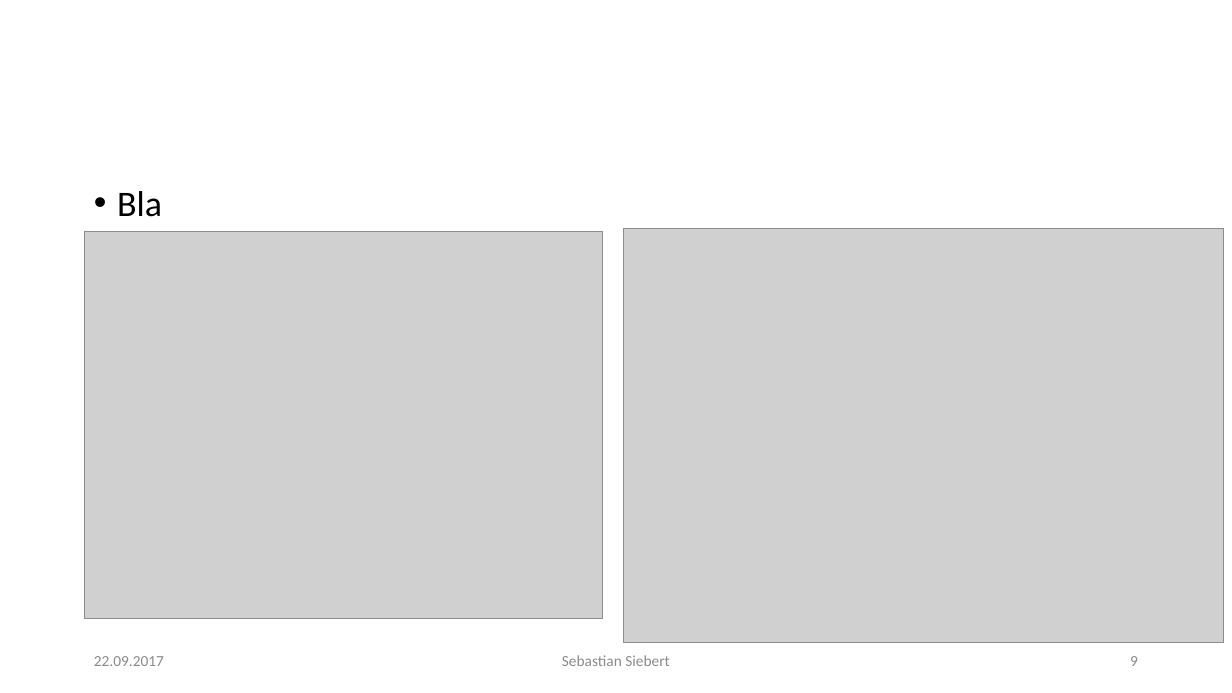
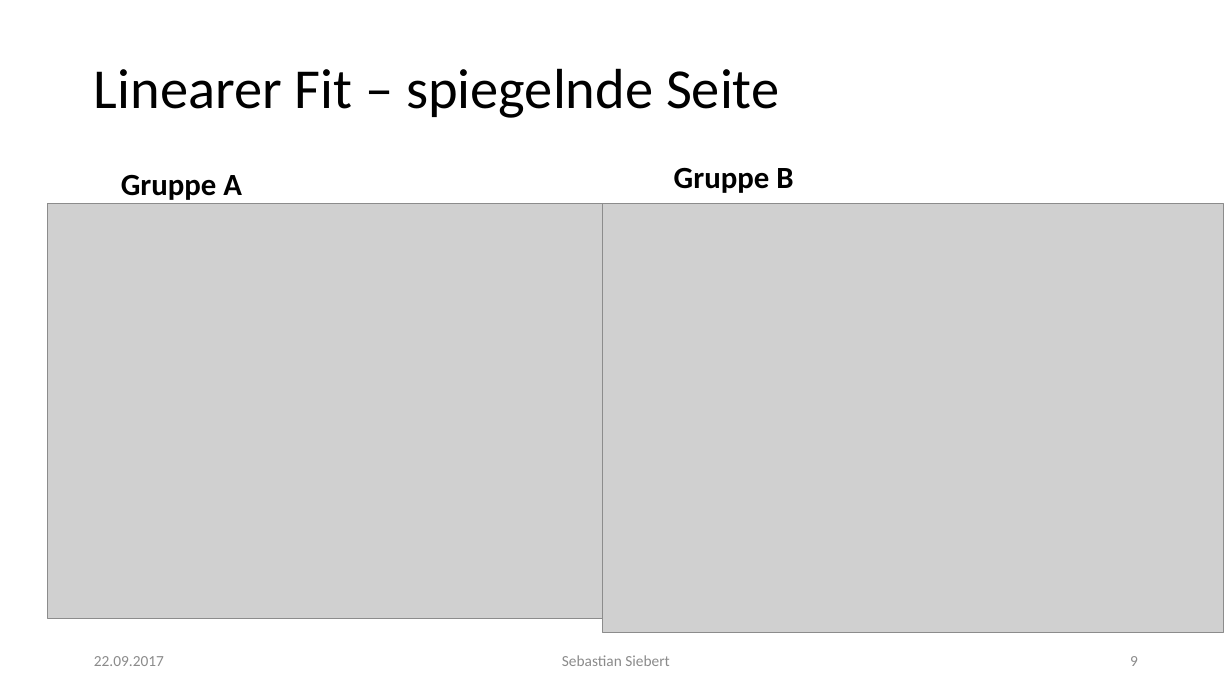
Before and after one commit to thewhitecat/grundpraktikum1, a slide deck: slide 9 of grundpraktikum2/Atomphysik/Atomphysik.pptx. Drawn at 1232x693 pixels with LibreOffice and Linux fonts; fonts in the diff are those of the drawing; grey boxes stand for pictures. Boxes give left, top, right and bottom in pixels: in the first picture for what was removed or moved away, otherwise in the second. Text is boxed around its words. In the diff, an @@ line names an element or a change of style, - is before the commit and + after.

```diff
--- a/grundpraktikum2/Atomphysik/Atomphysik.pptx
+++ b/grundpraktikum2/Atomphysik/Atomphysik.pptx
@@ title added at box(94, 68, 779, 118), 44 pt, text #000000 @@
+Linearer Fit – spiegelnde Seite
@@ text at box(121, 174, 242, 200): text changed; size 28 to 24 pt; bold on @@
-• Bla
+Gruppe A
@@ text added at box(674, 167, 793, 193), 24 pt, text #000000, bold @@
+Gruppe B
@@ picture: place and size @@
-picture at box(85, 232, 604, 619)
+picture at box(48, 204, 603, 618)
@@ picture: place and size @@
-picture at box(623, 228, 1224, 642)
+picture at box(603, 204, 1224, 632)
```
Also in this commit, not shown: 8 other slides changed, 2 other files.
